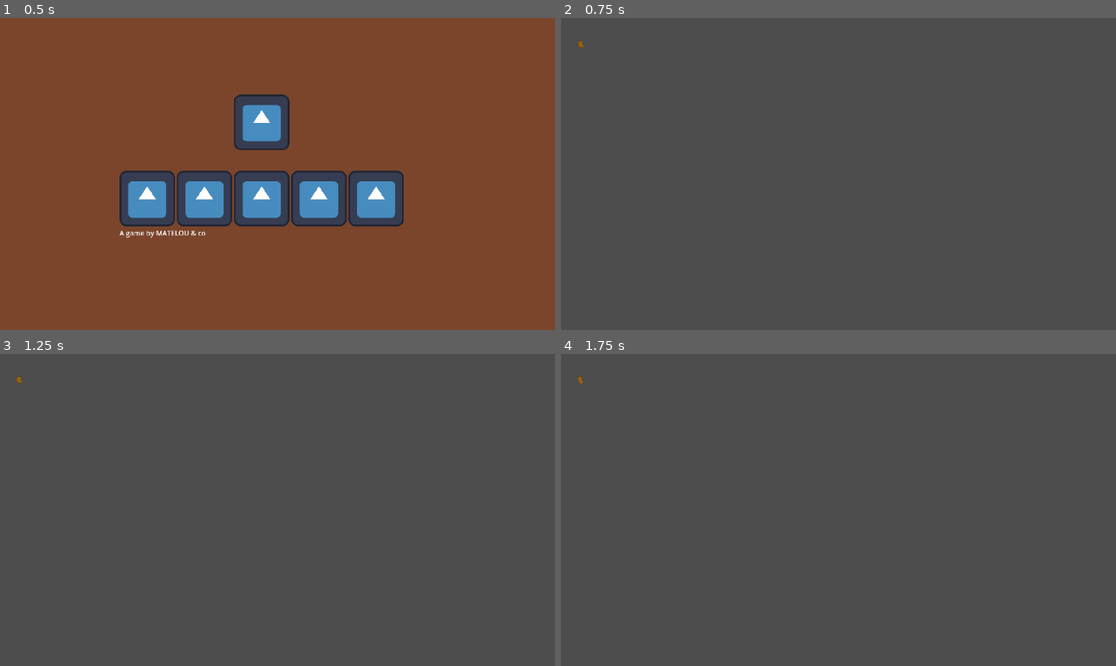
Above: before the commit, frames 1-4 (two rows, left to right).
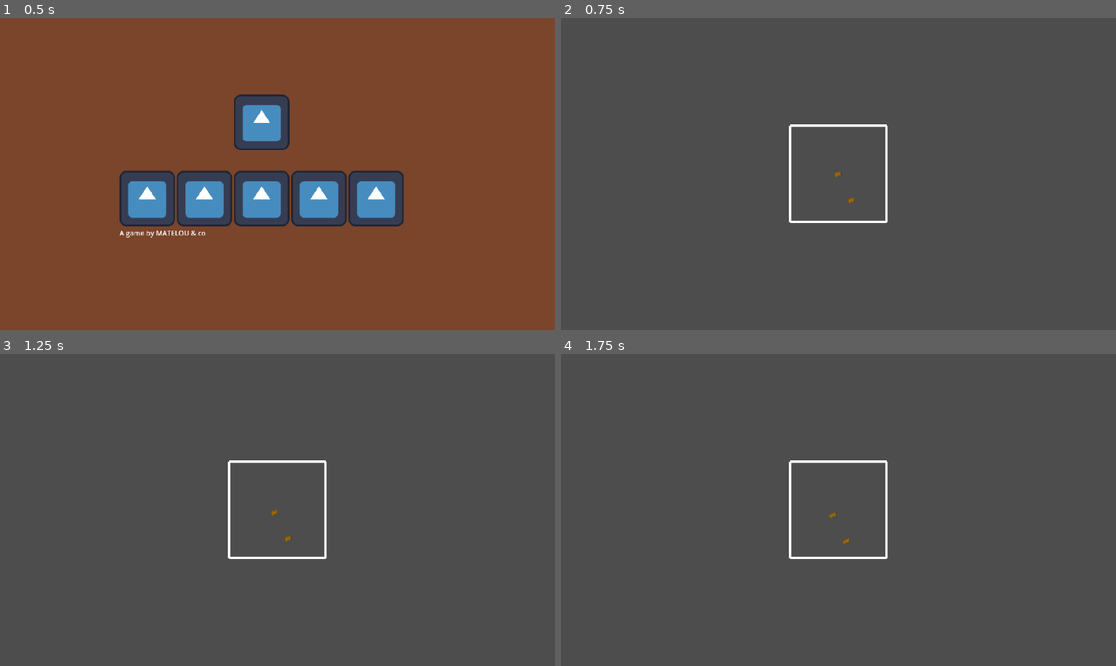
Above: after the commit, the same moments.

Repository: Skyepulse/LudumDare56
Game: Godot game, scene res://Level Scenes/control.tscn
The game is run twice, just before and just after one commit, with the same random seed, the same clock (stepped at 60 frames per second) and the same inputs. The engine's default icon, where the game draws it, is replaced by a stand-in: a white triangle on a blue panel in a dark square.
Inputs (mouse positions are in pixels of both pictures, inside the frame that each line leads up to):
- Up to frame 1 (0.5 s): no input
- Up to frame 2 (0.75 s): click (710, 198) at 0.5 s
- Up to frame 3 (1.25 s): no input
- Up to frame 4 (1.75 s): tap Enter at 1.25 s

Frame 1 is identical in both runs. In frame 2, 0.6% of the frame differs, in the area x 3-59%, y 7-66%; in frame 3, 0.6%; in frame 4, 0.6%.

Commit message:
ffixing box physics

Diff:
--- a/Level Scenes/Level1.tscn
+++ b/Level Scenes/Level1.tscn
@@ -1,8 +1,15 @@
-[gd_scene load_steps=2 format=3 uid="uid://xtcc75vdkcyi"]
+[gd_scene load_steps=3 format=3 uid="uid://dgjal30b62d72"]
 
+[ext_resource type="PackedScene" uid="uid://4vvxaoggeiqn" path="res://PrefabScenes/vivier.tscn" id="1_arjuv"]
 [ext_resource type="PackedScene" uid="uid://d0h4t8bmmobpp" path="res://Level Scenes/slug.tscn" id="1_qi1dv"]
 
 [node name="Level1" type="Node2D"]
 
-[node name="Slug" parent="." instance=ExtResource("1_qi1dv")]
-position = Vector2(42, 55)
+[node name="Camera2D" type="Camera2D" parent="."]
+
+[node name="Node2D" parent="Camera2D" instance=ExtResource("1_arjuv")]
+position = Vector2(-0.0078125, -0.0546875)
+
+[node name="Slug" parent="Camera2D" instance=ExtResource("1_qi1dv")]
+position = Vector2(28, 54)
+collision_mask = 1
--- a/Level Scenes/Level2.tscn
+++ b/Level Scenes/Level2.tscn
@@ -3,7 +3,3 @@
 [node name="Node2D" type="Node2D"]
 
 [node name="Camera2D" type="Camera2D" parent="."]
-
-[node name="ColorRect" type="ColorRect" parent="Camera2D"]
-offset_right = 40.0
-offset_bottom = 40.0
--- a/Level Scenes/animal.tscn
+++ b/Level Scenes/animal.tscn
@@ -3,12 +3,7 @@
 [ext_resource type="Script" path="res://Scripts/animal.gd" id="1_52t7k"]
 
 [node name="Animal" type="CharacterBody2D"]
+collision_mask = 6
 script = ExtResource("1_52t7k")
-speed = null
-size = null
-throw_distance = null
-reproduction_rate = null
-type = null
-state = null
 
 [node name="AnimatedSprite2D" type="AnimatedSprite2D" parent="."]
--- a/Level Scenes/slug.tscn
+++ b/Level Scenes/slug.tscn
@@ -22,7 +22,13 @@
 radius = 7.0
 
 [node name="Slug" instance=ExtResource("1_jliu6")]
+speed = 0
+size = 0
+throw_distance = 0
+reproduction_rate = 0
+type = 0
 ui_sprite = ExtResource("2_kwfaj")
+state = 0
 
 [node name="AnimatedSprite2D" parent="." index="0"]
 sprite_frames = SubResource("SpriteFrames_10orl")
--- a/Scripts/animal.gd
+++ b/Scripts/animal.gd
@@ -35,11 +35,17 @@
 		velocity =speed*Vector2(1,0);
 		move_and_slide();
 	elif (state == AnimalState.STACKED) :
-		rotation = 0;
-		velocity = Vector2(-1,-1);
 		move_and_slide();
 	elif (state == AnimalState.FREE):
 		pass #move towards stack, move away after timeout -> use direction var
 
+func collide_wall() -> void :
+	velocity = Vector2(randf_range(-1, 1), randf_range(-1, 1)).normalized();
+	rotation = atan(velocity.y/velocity.x)
+
+func _ready() -> void:
+	velocity = 10*Vector2(-1.0, 1.0);
+	rotation = 1.5;
 func _process(delta: float) -> void:
-	move();
+
+	move_and_slide()
